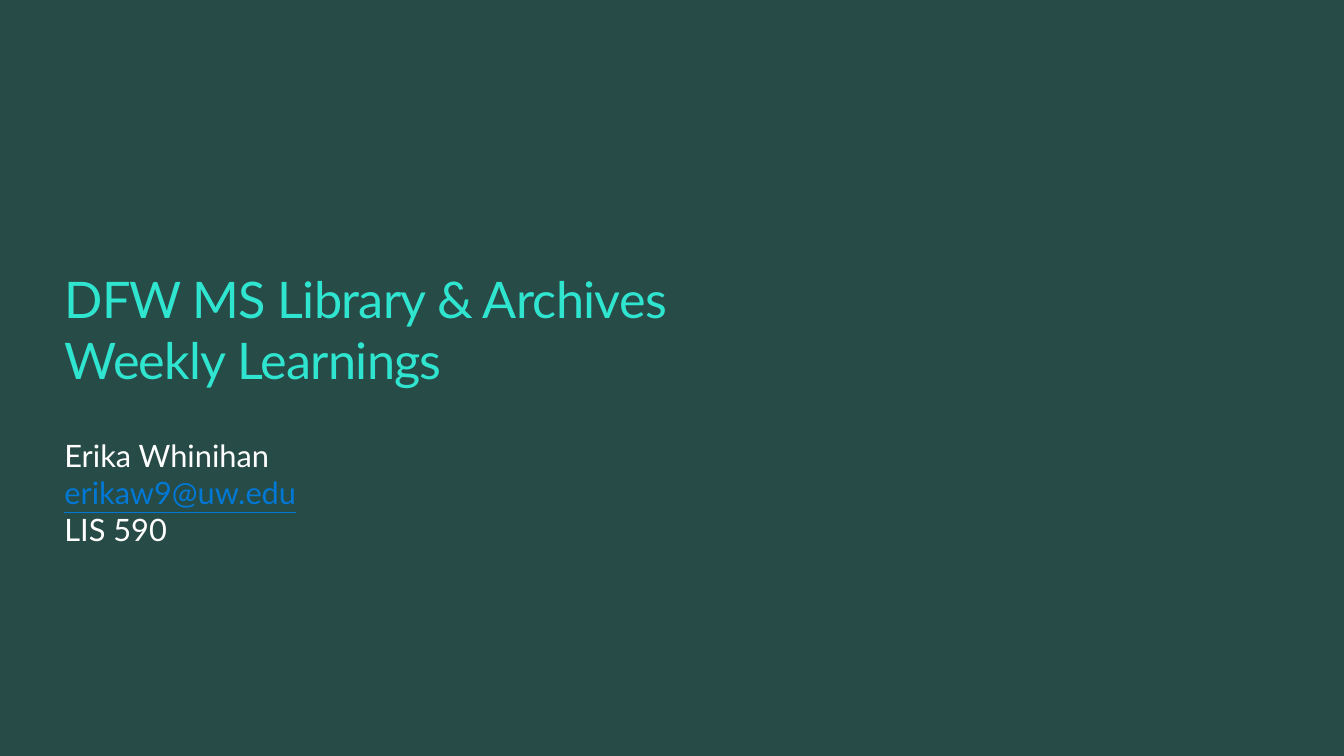
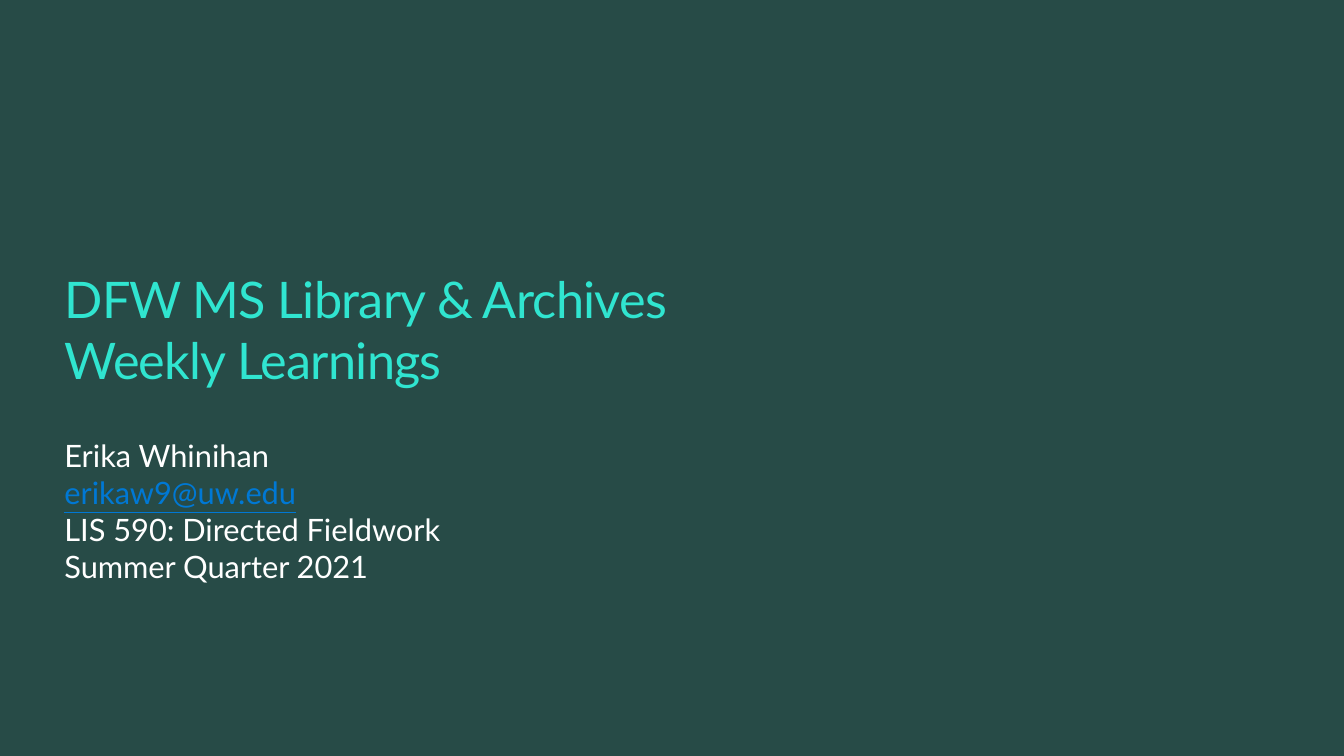
Before and after one commit to ewhinihan/dfw_mslibrary, a slide deck: slide 1 of DFW_MSLibraryArchives_WeeklyLearnings.pptx. Drawn at 1344x756 pixels with LibreOffice and Linux fonts; fonts in the diff are those of the drawing; background and template pictures are left out. Boxes give left, top, right and bottom in pixels: in the first picture for what was removed or moved away, otherwise in the second. Text is boxed around its words. In the diff, an @@ line names an element or a change of style, - is before the commit and + after.

```diff
--- a/DFW_MSLibraryArchives_WeeklyLearnings.pptx
+++ b/DFW_MSLibraryArchives_WeeklyLearnings.pptx
@@ text at (x1=64, y1=518, x2=441, y2=583): text changed @@
-LIS 590
+LIS 590: Directed Fieldwork
+Summer Quarter 2021
```
Also in this commit, not shown: 1 other slide changed, 2 slides added, 1 slide removed.
